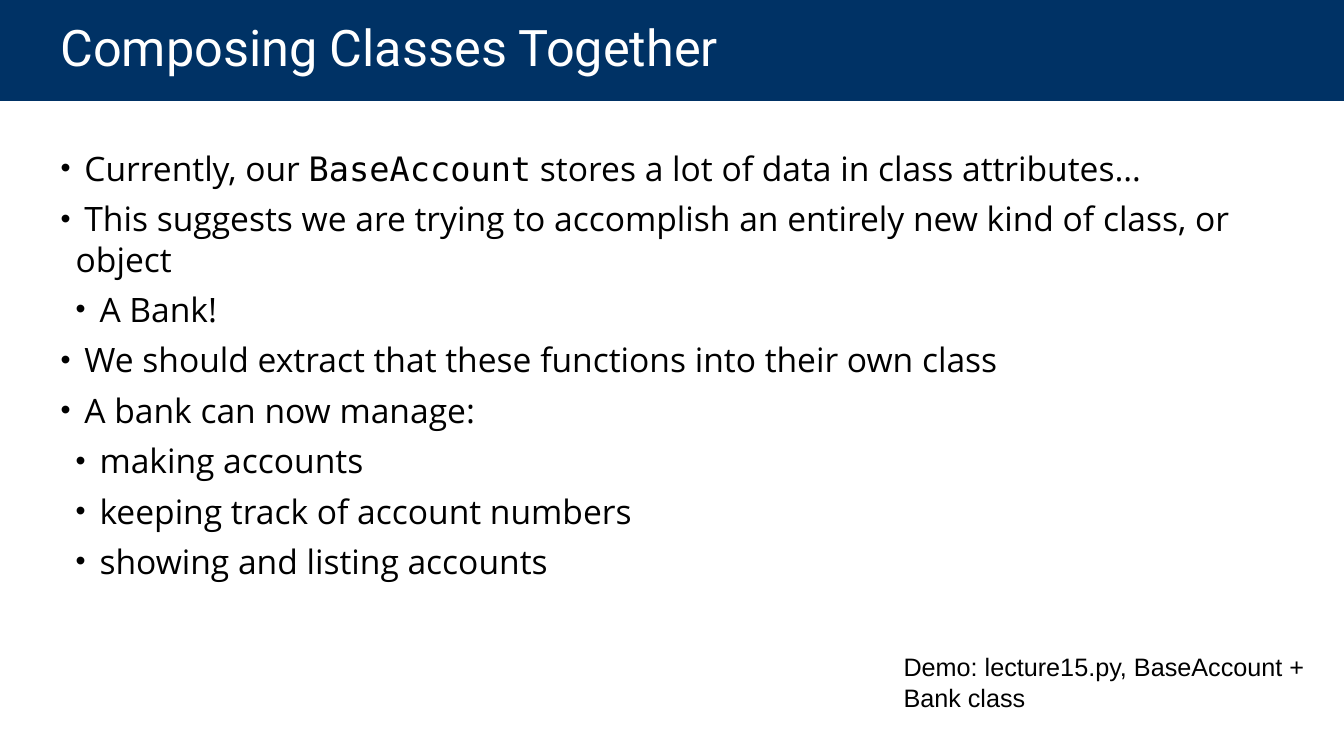
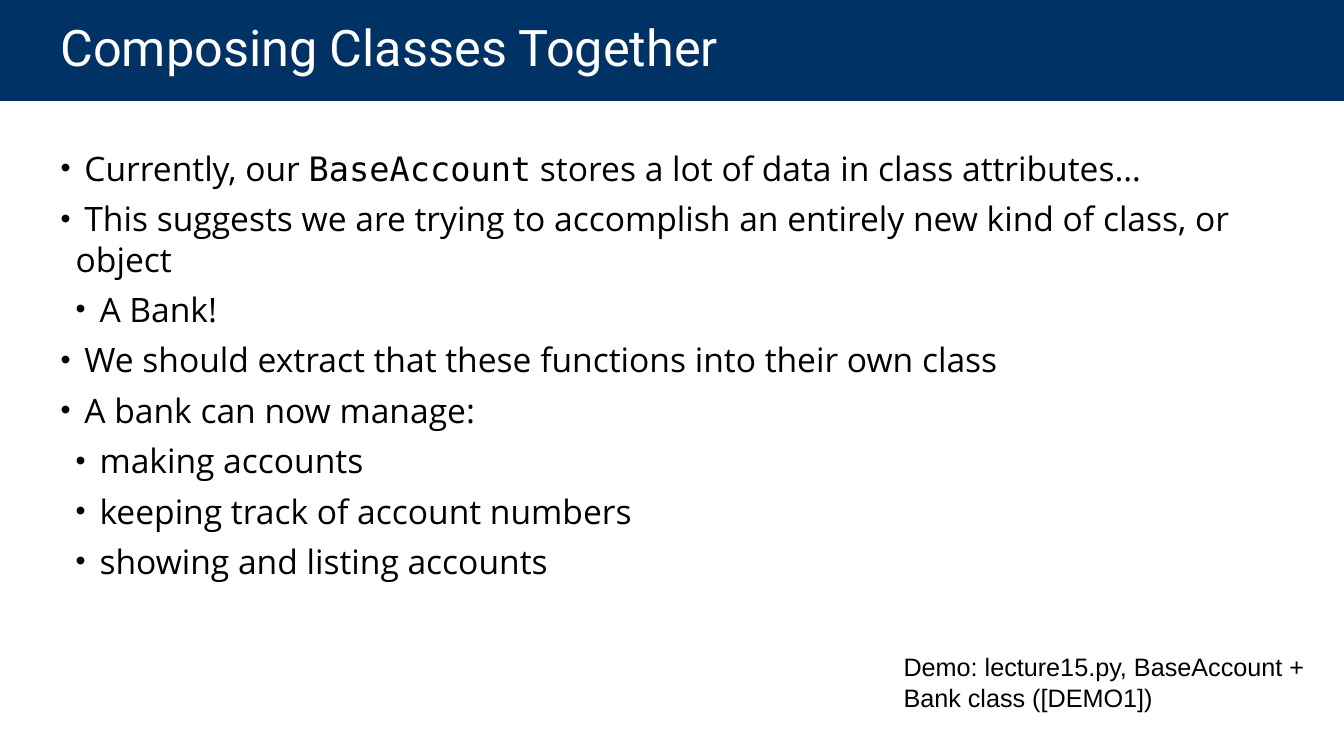
Before and after one commit to cs88-website/su24, a slide deck: slide 21 of assets/slides/su24/15-OOP_II.pptx (slide 25 before the commit). Drawn at 1344x756 pixels with LibreOffice and Linux fonts; fonts in the diff are those of the drawing. Boxes give left, top, right and bottom in pixels: in the first picture for what was removed or moved away, otherwise in the second. Text is boxed around its words. In the diff, an @@ line names an element or a change of style, - is before the commit and + after.

```diff
--- a/assets/slides/su24/15-OOP_II.pptx
+++ b/assets/slides/su24/15-OOP_II.pptx
@@ text at bbox=[904, 657, 1282, 712]: text changed @@
-Demo: lecture15.py, BaseAccount + Bank class
+Demo: lecture15.py, BaseAccount + Bank class ([DEMO1])
```
Also in this commit, not shown: 4 other slides changed, 4 slides removed, 5 other files.
